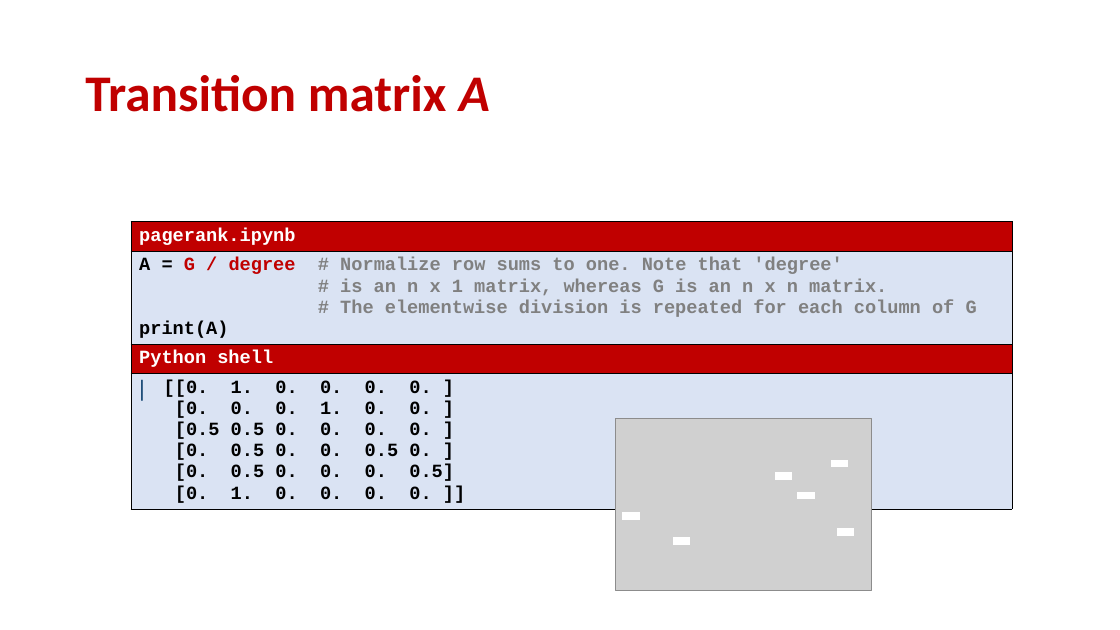
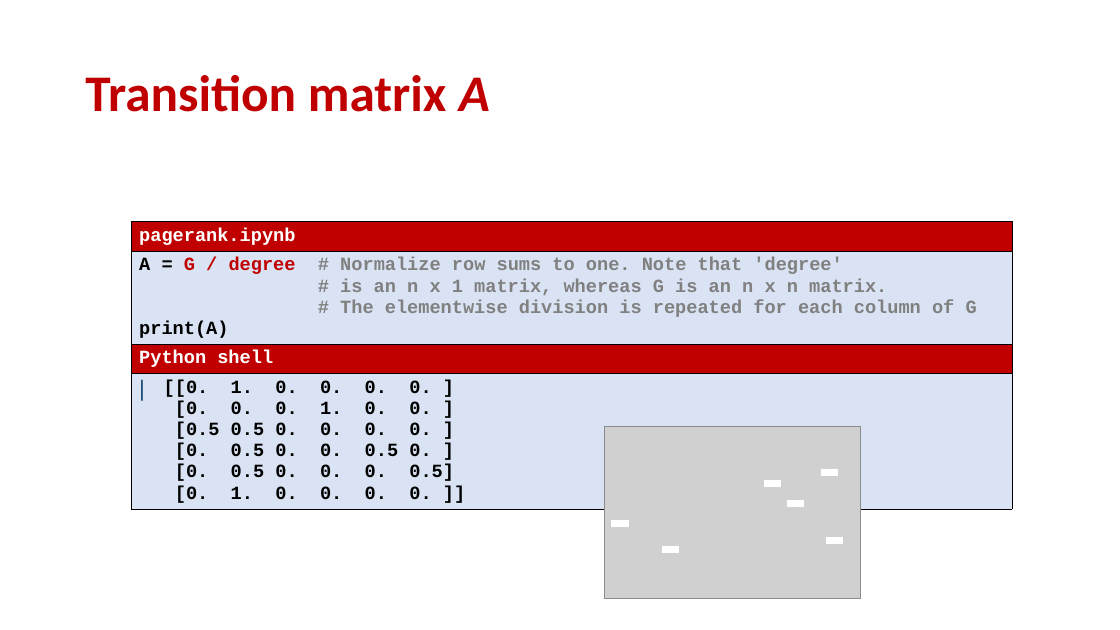
Before and after one commit to gsbrodal/gsbrodal.github.io, a slide deck: slide 10 of ipsa/slides/linear_programming.pptx. Drawn at 1120x630 pixels with LibreOffice and Linux fonts; fonts in the diff are those of the drawing; grey boxes stand for pictures. Boxes give left, top, right and bottom in pixels: in the first picture for what was removed or moved away, otherwise in the second. Text is boxed around its words. In the diff, an @@ line names an element or a change of style, - is before the commit and + after.

```diff
--- a/ipsa/slides/linear_programming.pptx
+++ b/ipsa/slides/linear_programming.pptx
@@ rectangle moved from (x1=623, y1=513, x2=639, y2=518) to (x1=612, y1=520, x2=628, y2=526) @@
@@ 5 rectangles, 1 picture moved together from (x1=616, y1=418, x2=872, y2=591) to (x1=604, y1=427, x2=860, y2=599) @@
@@ outline #FFFFFF 1 pt to #FFFFFF 0.5 pt in 6 elements at (x1=765, y1=481, x2=781, y2=486), (x1=612, y1=520, x2=628, y2=526), (x1=787, y1=501, x2=803, y2=507), (x1=821, y1=469, x2=837, y2=475), (x1=826, y1=538, x2=842, y2=544), (x1=662, y1=546, x2=678, y2=552) @@
```
Also in this commit, not shown: 7 other slides changed, 7 other files.
